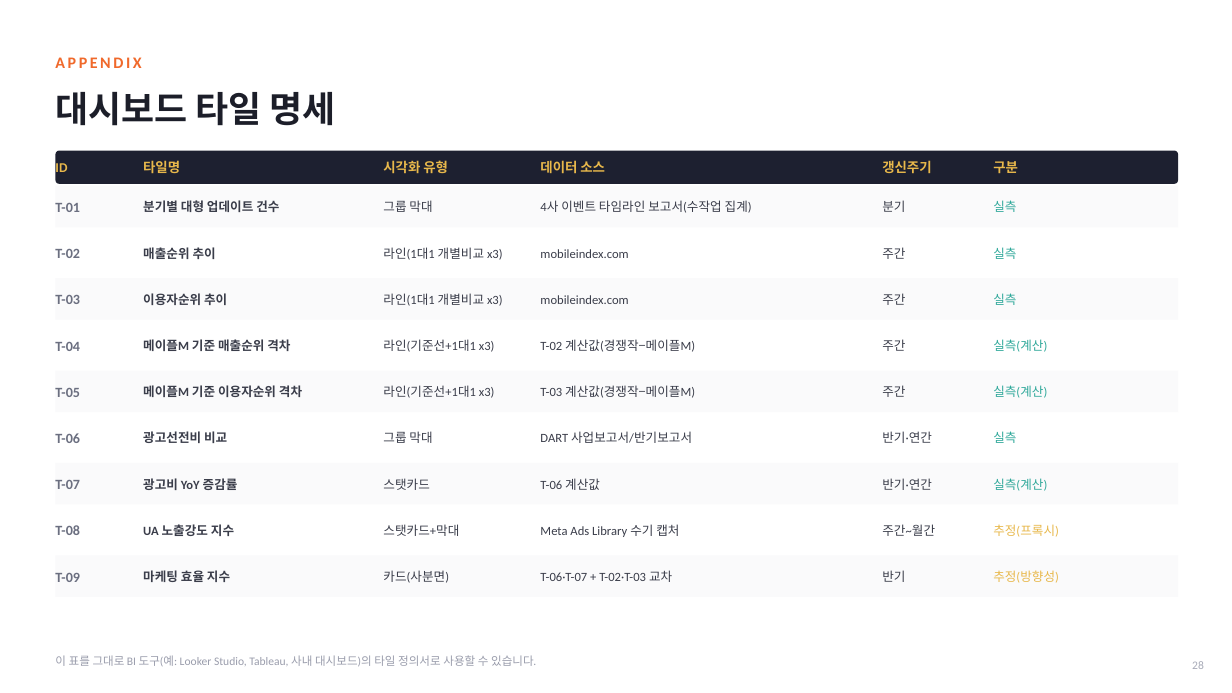
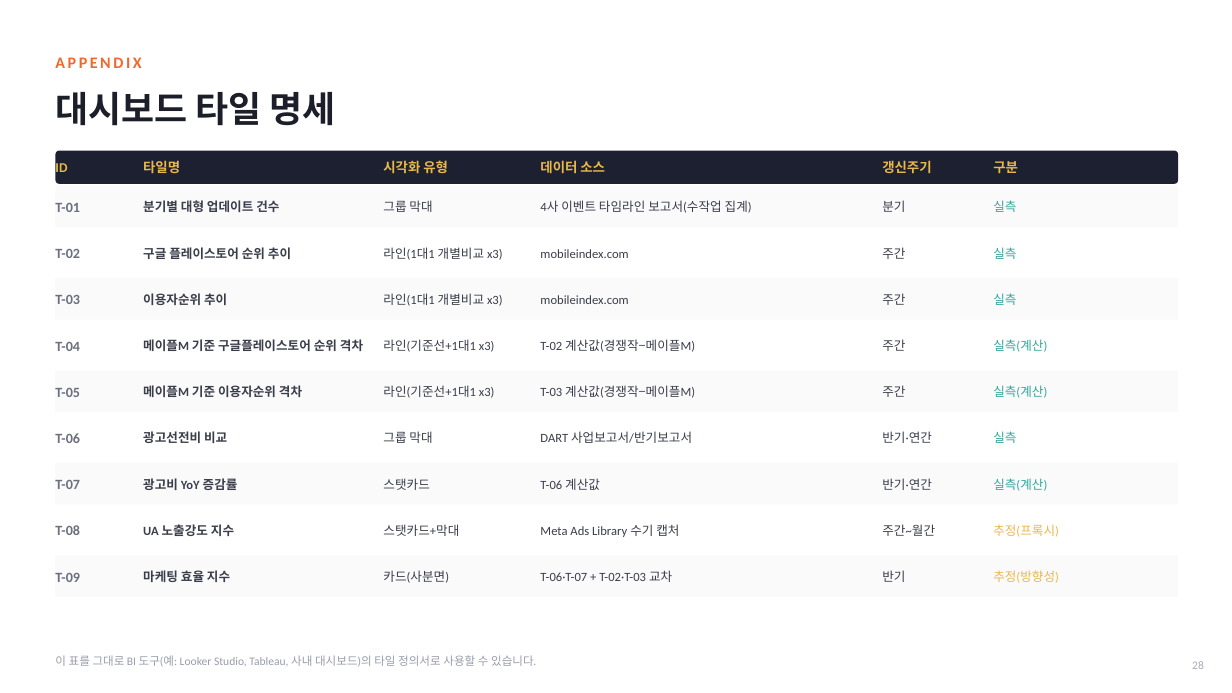
Before and after one commit to eunji9815/excel, a slide deck: slide 28 of output/메이플스토리M_UA마케팅효율_분석보고서.pptx. Drawn at 1232x693 pixels with LibreOffice and Linux fonts; fonts in the diff are those of the drawing. Boxes give left, top, right and bottom in pixels: in the first picture for what was removed or moved away, otherwise in the second. Text is boxed around its words. In the diff, an @@ line names an element or a change of style, - is before the commit and + after.

```diff
--- a/output/메이플스토리M_UA마케팅효율_분석보고서.pptx
+++ b/output/메이플스토리M_UA마케팅효율_분석보고서.pptx
@@ text at (x1=143, y1=247, x2=291, y2=259): text changed @@
-매출순위 추이
+구글 플레이스토어 순위 추이
@@ text at (x1=143, y1=339, x2=363, y2=351): text changed @@
-메이플M 기준 매출순위 격차
+메이플M 기준 구글플레이스토어 순위 격차
```
Also in this commit, not shown: 10 other slides changed.
